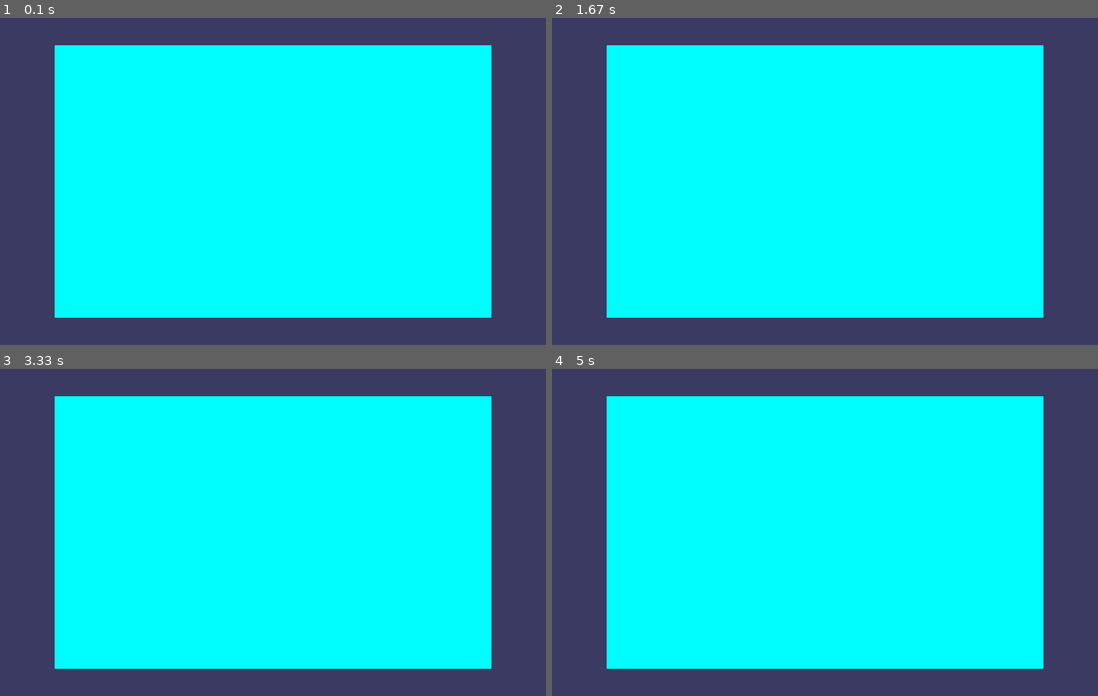
Above: before the commit, frames 1-4 (two rows, left to right).
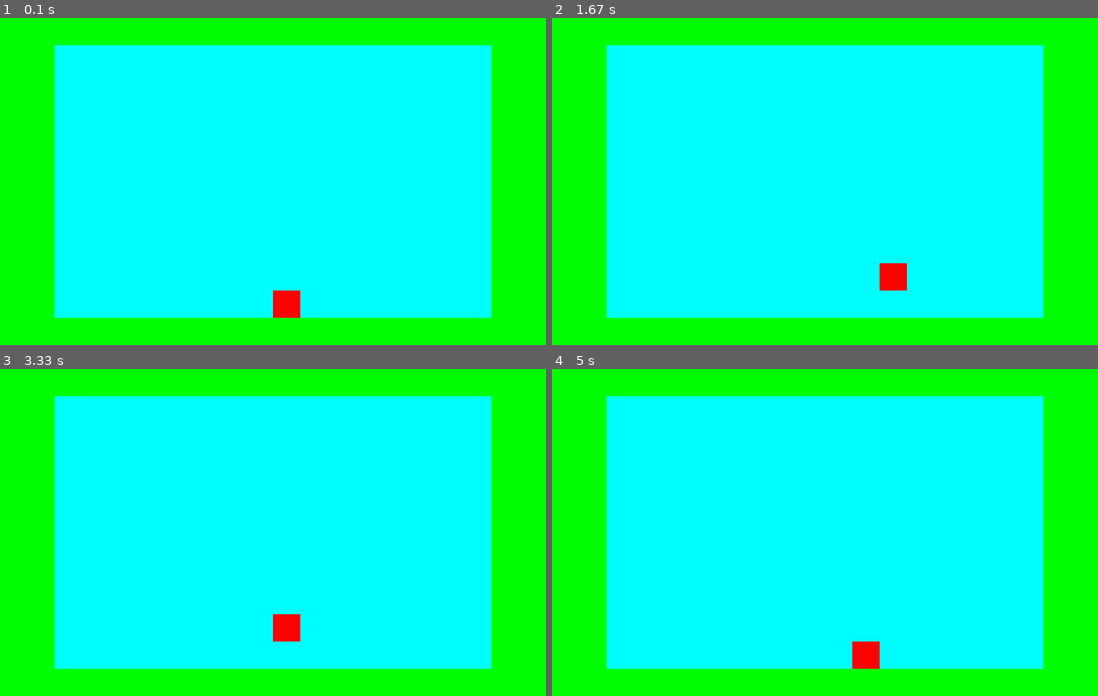
Above: after the commit, the same moments.

Repository: drinkincode/pygame-stream
Game: pygame game, started from main.py
Two runs of this game, one before a commit and one after it. Both use one fixed random seed, a clock stepped at 60 frames per second and the inputs below.
Inputs:
- Up to frame 1 (0.1 s): no input
- Up to frame 2 (1.67 s): hold Right 0.33-0.8 s; hold Up 0.83-1.13 s; hold Right 1.17-1.63 s
- Up to frame 3 (3.33 s): hold Left 1.67-2.2 s; hold Down 2.23-2.53 s; hold Left 2.57-2.97 s; hold Up from 3 s (still down)
- Up to frame 4 (5 s): release Up at 3.37 s; hold Right 3.4-4.03 s; hold Down 4.07-4.43 s; hold Left 4.47-4.93 s; hold Right from 4.97 s (still down)

The runs differ from the first frame. In frame 1, 34% of the frame differs, in the area x 0-100%, y 0-100%; in frame 2, 34%; in frame 3, 34%; in frame 4, 34%.

Commit message:
player event handling

Diff:
--- a/board/boardHandler.py
+++ b/board/boardHandler.py
@@ -1,7 +1,37 @@
+from actors.actor import Actor
 class BoardHandler():
     def __init__(self, boardWidth, boardHeight):
         self.board = self.createBoard(boardWidth, boardHeight)
 
+        # {
+        #    'actorName': [x, y]
+        # }
+        self.actorPosDict = {}
+
     def createBoard(self, boardWidth, boardHeight):
-        board = [[0] * boardWidth] * boardHeight
+        board = [ [0]* boardHeight for _ in range(boardWidth) ]
         return board
+
+    # updatesList: [actor, x, y]
+    def updateBoard(self, updatesList):
+        for update in updatesList:
+            actor = update[0]
+            x = update[1]
+            y = update[2]
+
+            isOnBoard = self.doesActorExist(actor)
+
+            if isOnBoard:
+                currX = isOnBoard[0]
+                currY = isOnBoard[1]
+                self.board[currX][currY] = 0
+
+            self.board[x][y] = actor
+            self.actorPosDict[actor.name] = [x, y]
+            return True
+
+    def doesActorExist(self, actor: Actor):
+        res = False
+        if actor.name in self.actorPosDict.keys():
+            res = self.actorPosDict[actor.name]
+        return res
--- a/main.py
+++ b/main.py
@@ -1,4 +1,4 @@
-import random, pygame, sys
+import random, pygame, sys, os
 from pygame.locals import *
 from actors.actor import Actor
 from board.boardHandler import BoardHandler
@@ -24,7 +24,7 @@
 PURPLE = (255, 0, 255)
 CYAN = ( 0, 255, 255)
 
-BGCOLOR = NAVYBLUE
+BGCOLOR = GREEN
 LIGHTBGCOLOR = GRAY
 BOXCOLOR = CYAN
 HIGHLIGHTCOLOR = BLUE
@@ -35,7 +35,6 @@
 def main():
     global FPSCLOCK, DISPLAYSURF
     pygame.init()
-
     FPSCLOCK = pygame.time.Clock()
     DISPLAYSURF = pygame.display.set_mode((WINDOWWIDTH, WINDOWHEIGHT))
     pygame.display.set_caption('Game Window')
@@ -43,24 +42,89 @@
     mousex = 0 # used to store x coordinate of mouse event
     mousey = 0 # used to store y coordinate of mouse event
 
+    RIGHT = 'right'
+    LEFT = 'left'
+    UP = 'up'
+    DOWN = 'down'
+
     DISPLAYSURF.fill(BGCOLOR)
+
+
     boardHandler = BoardHandler(BOARDWIDTH, BOARDHEIGHT)
+    updatesList = []
+
+    # create new player
+    name = 'john'
+    statsList = [
+        ['healthStats', 100],
+        ['stamina', 100]
+    ]
+    attackList = [
+        {
+            'atkName': 'punch',
+            'atkDamage': 10,
+            'atkLevel': 1,
+            'atkCost': []
+        }
+    ]
+    xPos = 8
+    yPos = 9
+
+    player = Actor(name, statsList, attackList)
+    player.color = RED
+
+    updatesList.append([player, xPos, yPos])
+    boardHandler.updateBoard(updatesList)
     drawBoard(boardHandler.board)
 
     while True: # main game loop
         mouseClicked = False
+        # direction sprite is facing
+        direction = RIGHT
+        updatesList = []
+        for event in pygame.event.get(): # event handling loop
+            currXYList = boardHandler.actorPosDict[player.name]
+            newX = currXYList[0]
+            newY = currXYList[1]
 
-        for event in pygame.event.get(): # event handling loop
             if event.type == QUIT or (event.type == KEYUP and event.key == K_ESCAPE):
                 pygame.quit()
                 sys.exit()
 
+            elif event.type == KEYDOWN:
+                # left
+                if (event.key == K_LEFT or event.key == K_a):
+                    currXYList = boardHandler.actorPosDict[player.name]
+                    newX -= 1
+                # right
+                elif (event.key == K_RIGHT or event.key == K_a):
+                    currXYList = boardHandler.actorPosDict[player.name]
+
+                    if newX < BOARDWIDTH - 1:
+                        newX += 1
+                    else:
+                        newX = 0
+                # up
+                elif (event.key == K_UP or event.key == K_a):
+                    currXYList = boardHandler.actorPosDict[player.name]
+                    newY -= 1
+
+                # down
+                elif (event.key == K_DOWN or event.key == K_a):
+                    currXYList = boardHandler.actorPosDict[player.name]
+                    if newY < BOARDHEIGHT - 1:
+                        newY += 1
+                    else:
+                        newY = 0
+
+
+            updatesList.append([player, newX, newY])
+            boardHandler.updateBoard(updatesList)
+            drawBoard(boardHandler.board)
+
+        # drawBoard(boardHandler.board)
         pygame.display.update()
         FPSCLOCK.tick(FPS)
-
-
-def updateActorLocaction(board, actor: Actor):
-    return board
 
 def leftTopCoordsOfBox(boxx, boxy):
     left = boxx * (BOXSIZE) + XMARGIN
@@ -70,9 +134,11 @@
 def drawBoard(board):
     for boxX in range(BOARDWIDTH):
         for boxY in range(BOARDHEIGHT):
+            currBoxColor = BOXCOLOR
+            if isinstance(board[boxX][boxY], Actor):
+                currBoxColor = board[boxX][boxY].color
             left, top = leftTopCoordsOfBox(boxX, boxY)
-            pygame.draw.rect(DISPLAYSURF, BOXCOLOR, (left, top, BOXSIZE, BOXSIZE))
-
+            pygame.draw.rect(DISPLAYSURF, currBoxColor, (left, top, BOXSIZE, BOXSIZE))
 
 
 
Not shown, added: .gitignore
